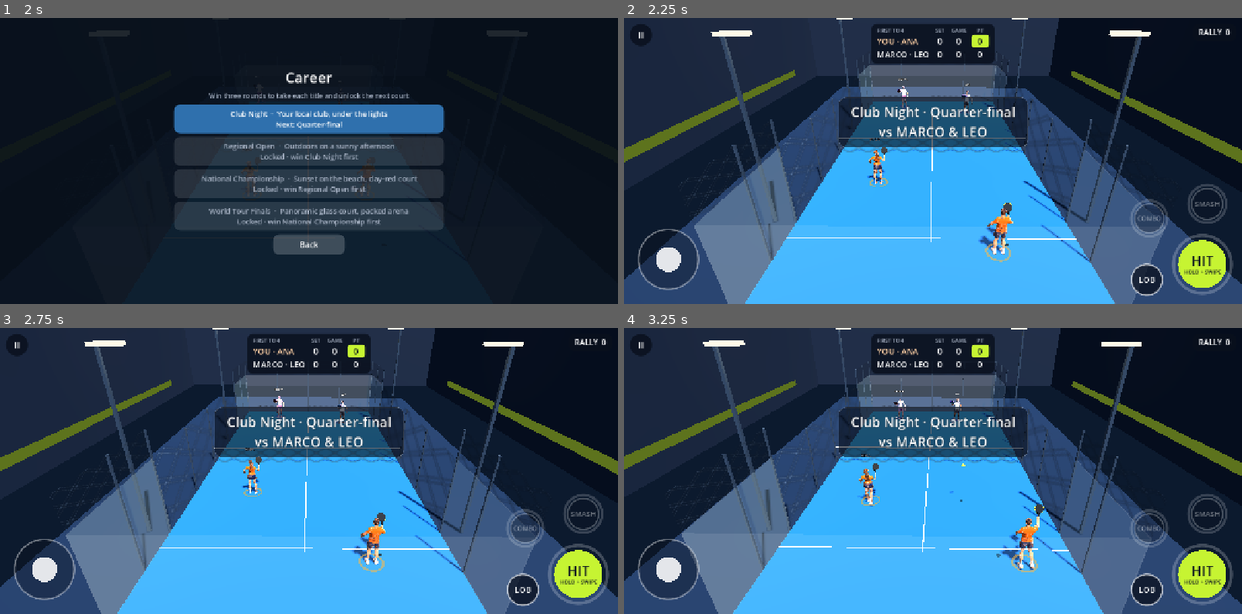
Above: before the commit, frames 1-4 (two rows, left to right).
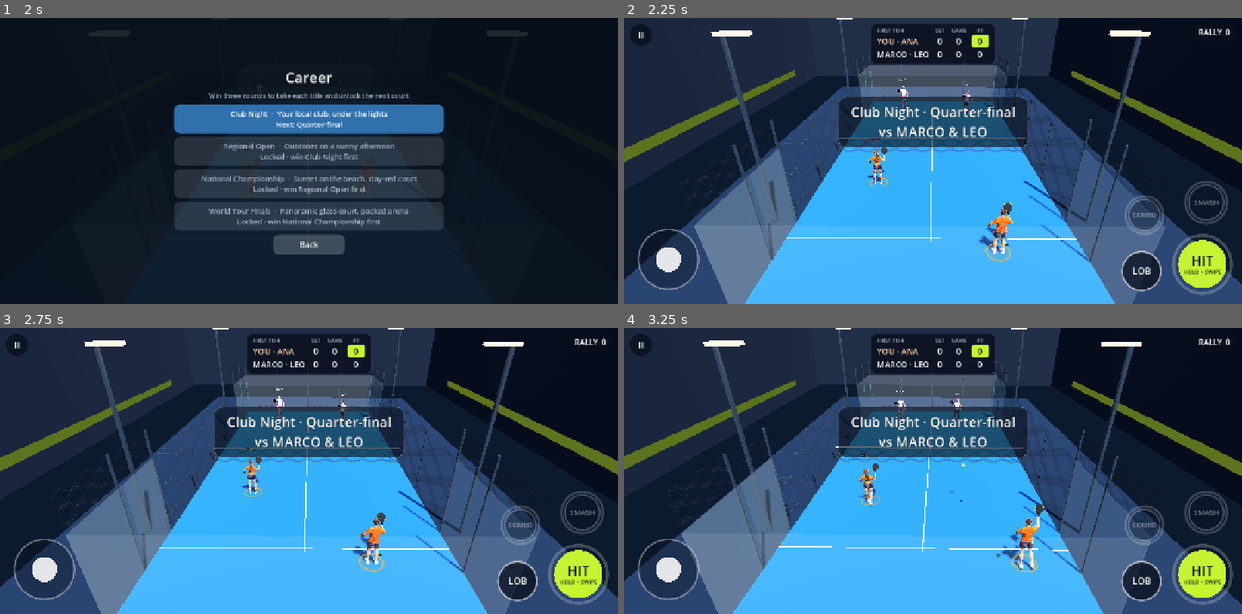
Above: after the commit, the same moments.

Repository: dtanner2000/Padel
Game: Godot game, scene res://scenes/main.tscn
The game is run twice, just before and just after one commit, with the same random seed, the same clock (stepped at 60 frames per second) and the same inputs.
Inputs (mouse positions are in pixels of both pictures, inside the frame that each line leads up to):
- Up to frame 1 (2 s): click "AI: Normal" at 0.5 s; click "Career Club Night · Quarter-f…" at 1.25 s
- Up to frame 2 (2.25 s): click "Club Night · Your local club,…" at 2 s
- Up to frame 3 (2.75 s): no input
- Up to frame 4 (3.25 s): tap Enter at 2.75 s; move the mouse to (1068, 456) at 2.77 s; hold D (move_right) from 2.78 s (still down); tap K (lob) at 2.85 s; click (1068, 456) at 2.92 s; tap L (smash) at 3.05 s

Frame 1 is identical in both runs. In frame 2, 1.4% of the frame differs, in the area x 80-98%, y 57-98%; in frame 3, 1.4%; in frame 4, 1.4%.

Commit message:
Bigger LOB and SMASH, lifted off the screen edge, more forgiving touch area; SMASH always responds
Co-Authored-By: Claude Opus 5.5 <noreply@anthropic.com>
Claude-Session: https://claude.ai/code/session_012rJadNnaHgDcJV1Qp7b69k

Diff:
--- a/scripts/hud.gd
+++ b/scripts/hud.gd
@@ -182,18 +182,19 @@
 	controls.add_child(hit_btn)
 
 	lob_btn = TouchButton.new()
-	lob_btn.radius = 32
+	lob_btn.radius = 40
 	lob_btn.label = "LOB"
-	lob_btn.font_size = 17
+	lob_btn.font_size = 19
 	lob_btn.fire_on_press = true
 	lob_btn.released.connect(func(aim: Vector2) -> void: shot_requested.emit("lob", aim))
 	controls.add_child(lob_btn)
 
 	smash_btn = TouchButton.new()
-	smash_btn.radius = 32
+	smash_btn.radius = 36
 	smash_btn.label = "SMASH"
 	smash_btn.font_size = 15
 	smash_btn.enabled = false
+	smash_btn.touch_when_disabled = true   # uncharged: an ordinary overhead, never a dead button
 	smash_btn.charge = 0.0
 	smash_btn.fire_on_press = true
 	smash_btn.released.connect(func(aim: Vector2) -> void: shot_requested.emit("smash", aim))
@@ -1367,13 +1368,13 @@
 	joystick.rest_centre = Vector2(joystick.size.x - 80 if lefty else 80.0, joystick.size.y - 80)
 	var mx := func(x: float) -> float: return w - x if lefty else x
 	hit_btn.radius = 50 * k
-	lob_btn.radius = 32 * k
-	smash_btn.radius = 32 * k
+	lob_btn.radius = 40 * k      # bigger and up off the screen edge: it was easy to miss
+	smash_btn.radius = 36 * k
 	_place(hit_btn, Vector2(mx.call(w - 70 * k), h - 70 * k), 72 * k)
-	_place(lob_btn, Vector2(mx.call(w - 185 * k), h - 38 * k), 48 * k)
-	_place(smash_btn, Vector2(mx.call(w - 60 * k), h - 195 * k), 48 * k)
-	combo_btn.radius = 30 * k
-	_place(combo_btn, Vector2(mx.call(w - 180 * k), h - 165 * k), 45 * k)
+	_place(lob_btn, Vector2(mx.call(w - 196 * k), h - 56 * k), 60 * k)
+	_place(smash_btn, Vector2(mx.call(w - 62 * k), h - 198 * k), 54 * k)
+	combo_btn.radius = 32 * k
+	_place(combo_btn, Vector2(mx.call(w - 190 * k), h - 172 * k), 48 * k)
 	pause_btn.position = Vector2(w - pause_btn.size.x if lefty else 0.0, 0)
 	_layout_message()
 
--- a/scripts/touch_button.gd
+++ b/scripts/touch_button.gd
@@ -23,6 +23,7 @@
 		if v != enabled:
 			enabled = v
 			queue_redraw()
+var touch_when_disabled := false   # SMASH: dimmed until charged, but a press still plays a shot
 var readiness := -1.0:   # 0..1 draws the timing arc; < 0 hides it
 	set(v):
 		if not is_equal_approx(v, readiness):
@@ -72,7 +73,7 @@
 	if event is InputEventScreenTouch:
 		var t := event as InputEventScreenTouch
 		if t.pressed:
-			if _touch == -1 and enabled and t.position.distance_to(centre_global()) <= radius * 1.25:
+			if _touch == -1 and (enabled or touch_when_disabled) and t.position.distance_to(centre_global()) <= maxf(radius * 1.3, radius + 16.0):
 				_touch = t.index
 				_start = t.position
 				_drag = Vector2.ZERO
